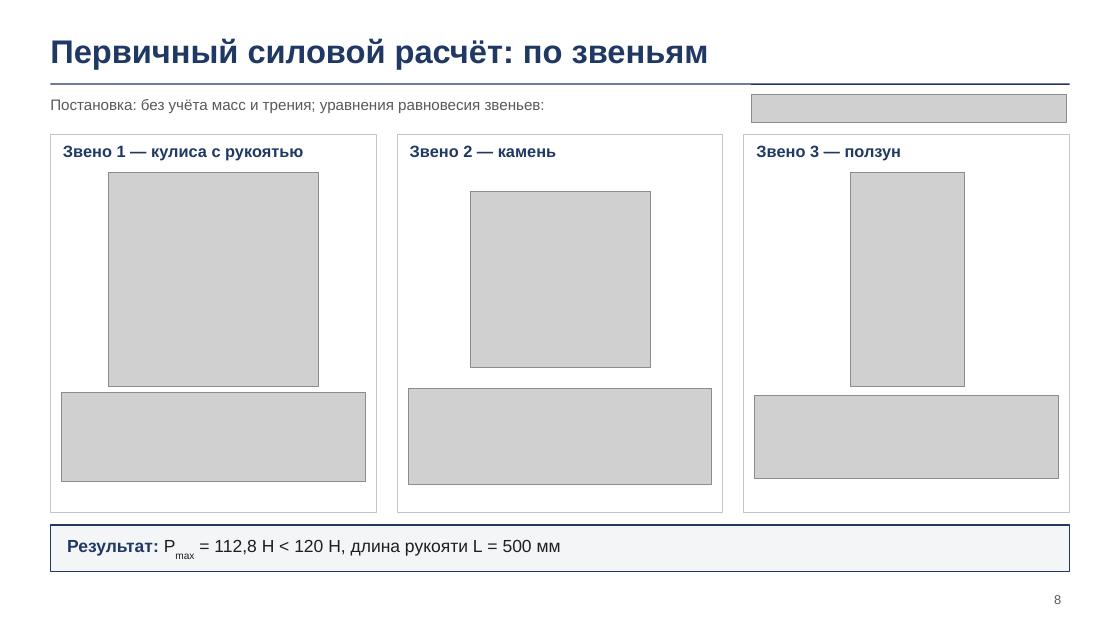
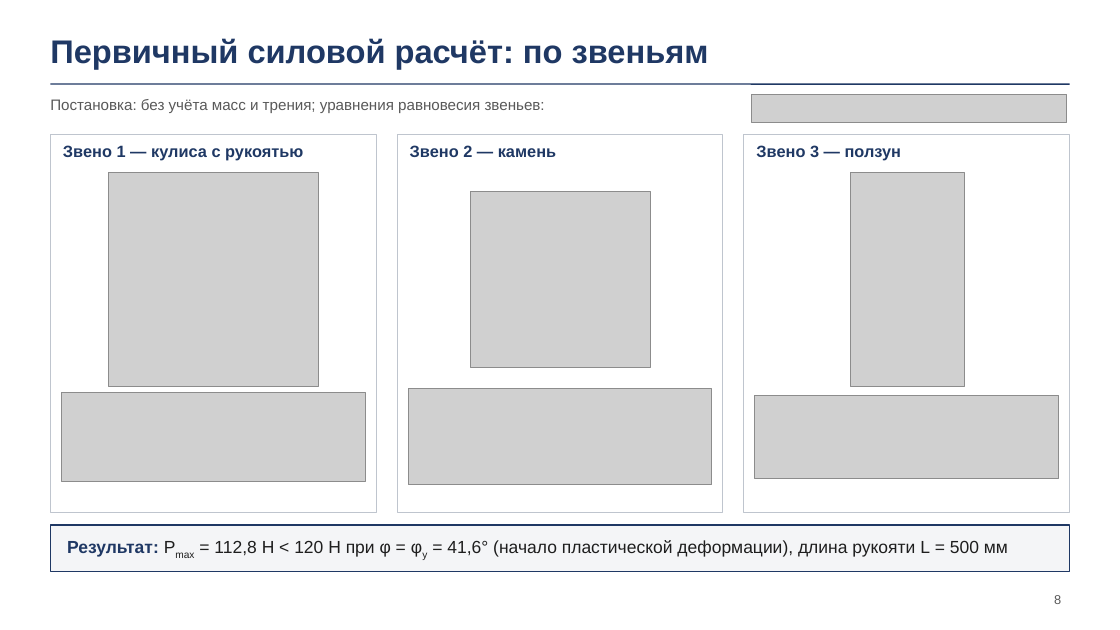
Before and after one commit to DamirNine/prikmeh, a slide deck: slide 8 of курсовой/2026-11-23/Презентация/Презентация_укупориватель_23-11.pptx. Drawn at 1120x630 pixels with LibreOffice and Linux fonts; fonts in the diff are those of the drawing; grey boxes stand for pictures; background and template pictures are left out. Boxes give left, top, right and bottom in pixels: in the first picture for what was removed or moved away, otherwise in the second. Text is boxed around its words. In the diff, an @@ line names an element or a change of style, - is before the commit and + after.

```diff
--- a/курсовой/2026-11-23/Презентация/Презентация_укупориватель_23-11.pptx
+++ b/курсовой/2026-11-23/Презентация/Презентация_укупориватель_23-11.pptx
@@ text at (67,540,1008,557): text changed @@
-Результат: Pmax = 112,8 Н < 120 Н, длина рукояти L = 500 мм
+Результат: Pmax = 112,8 Н < 120 Н при φ = φу = 41,6° (начало пластической деформации), длина рукояти L = 500 мм
```
Also in this commit, not shown: 4 other files.
